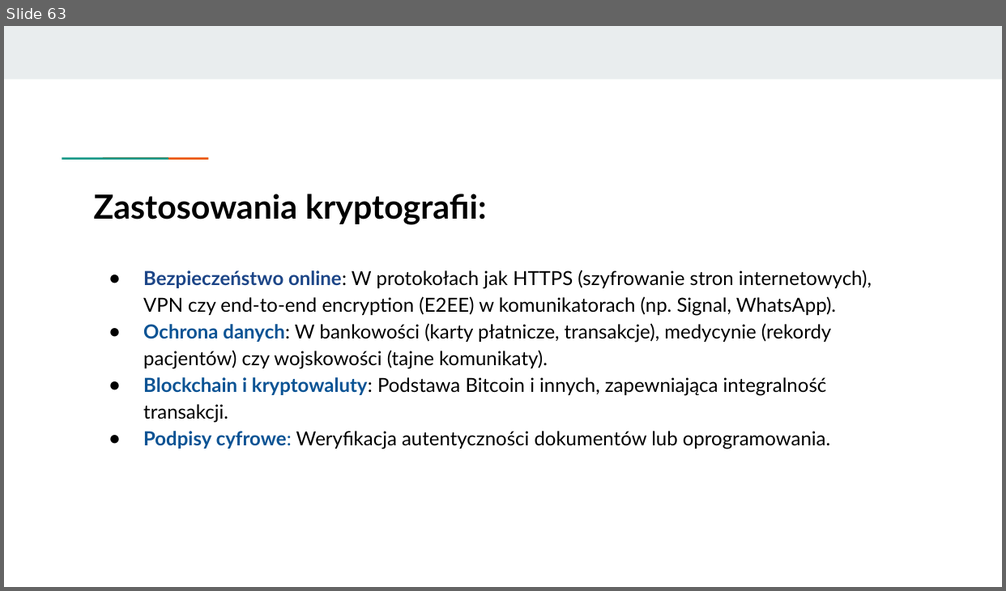
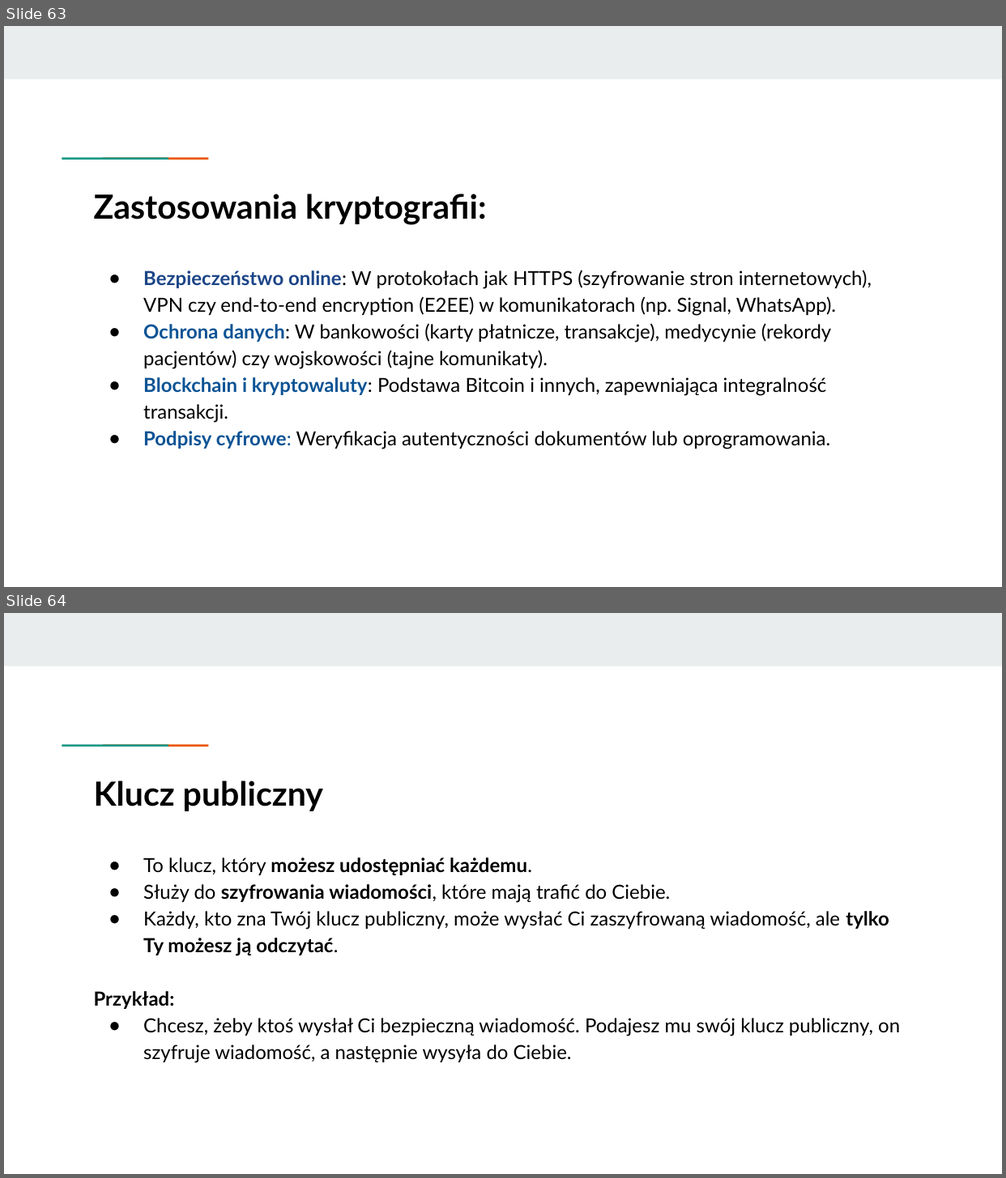
Before and after one commit to KasiaKasia/PRZEDMIOTY, a slide deck: ZASTOSOWANIE_INFORMATYKI/1A-gr_2/Zastosowanie informatyki - 1A gr. 2-plik2.pptx. Shown one above the other, each under a label of ours: slide 63 before the commit, slides 63 and 64 after it. The pictures are 1006x591 and 1006x1178 pixels, drawn with LibreOffice and Linux fonts; fonts in the diff are those of the drawing. Boxes give left, top, right and bottom in pixels: in the first picture for what was removed or moved away, otherwise in the second. Text is boxed around its words. In the diff, an @@ line names an element or a change of style, - is before the commit and + after.

```diff
--- a/ZASTOSOWANIE_INFORMATYKI/1A-gr_2/Zastosowanie informatyki - 1A gr. 2-plik2.pptx
+++ b/ZASTOSOWANIE_INFORMATYKI/1A-gr_2/Zastosowanie informatyki - 1A gr. 2-plik2.pptx
@@ slide 64 added at [4,613,1002,1174], background #FFFFFF; not listed: 3 template elements that a slide beside it also shows @@
@@ title added at [94,781,323,811], 24 pt, text #000000, bold @@
+Klucz publiczny
@@ text added at [94,858,900,1063], 14 pt, text #000000 @@
+● To klucz, który możesz udostępniać każdemu.
+● Służy do szyfrowania wiadomości, które mają trafić do Ciebie.
+● Każdy, kto zna Twój klucz publiczny, może wysłać Ci zaszyfrowaną wiadomość, ale tylko Ty możesz ją odczytać.
+Przykład:
+● Chcesz, żeby ktoś wysłał Ci bezpieczną wiadomość. Podajesz mu swój klucz publiczny, on szyfruje wiadomość, a następnie wysyła do Ciebie.
```
Also in this commit, not shown: 7 other slides added, 2 other files.
